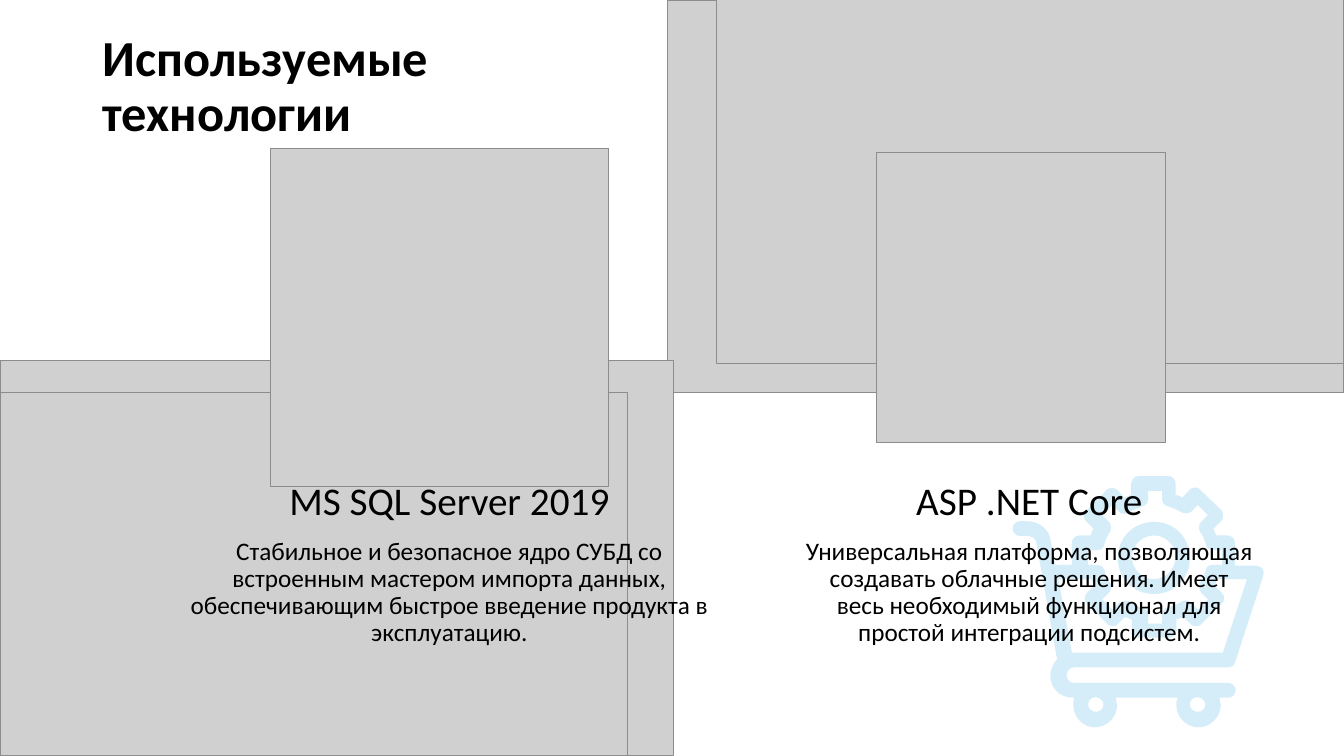
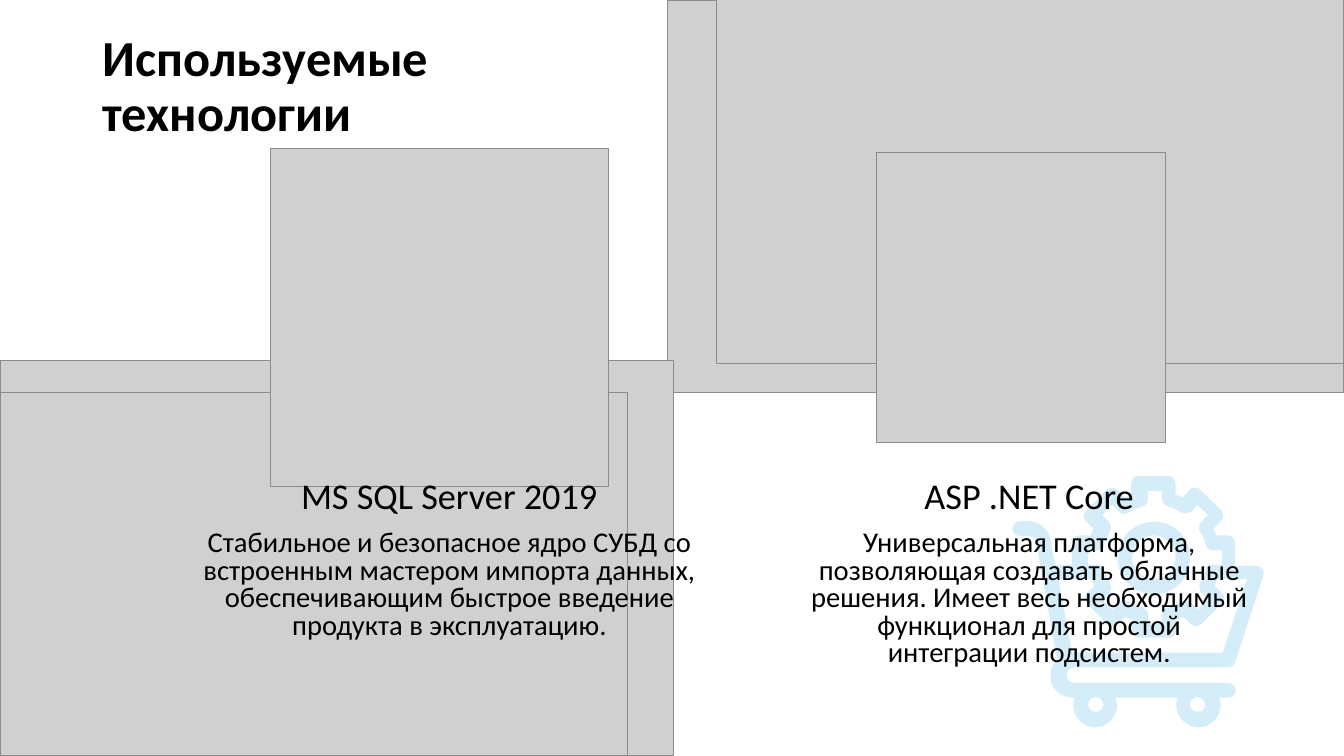
Before and after one commit to Immortian/ASP.NET-Core-HRM, a slide deck: slide 5 of Документация/Презентация.pptx. Drawn at 1344x756 pixels with LibreOffice and Linux fonts; fonts in the diff are those of the drawing; grey boxes stand for pictures. Boxes give left, top, right and bottom in pixels: in the first picture for what was removed or moved away, otherwise in the second. Text is boxed around its words. In the diff, an @@ line names an element or a change of style, - is before the commit and + after.

```diff
--- a/Документация/Презентация.pptx
+++ b/Документация/Презентация.pptx
@@ text "MS SQL Server 2019" at (203, 485, 695, 640): size 28 to 25.9 pt in "MS SQL Server 2019"; size 18 to 20.4 pt in "Стабильное и безопасное ядро СУБД со встроенным ..."; line spacing 0.9 to 0.8 @@
@@ text "ASP .NET Core" at (811, 479, 1247, 669): size 28 to 25.9 pt in "ASP .NET Core"; size 18 to 20.4 pt; line spacing 0.9 to 0.8 @@
```
Also in this commit, not shown: 11 other slides changed, 3 slides added, 1 slide removed, 38 other files.
